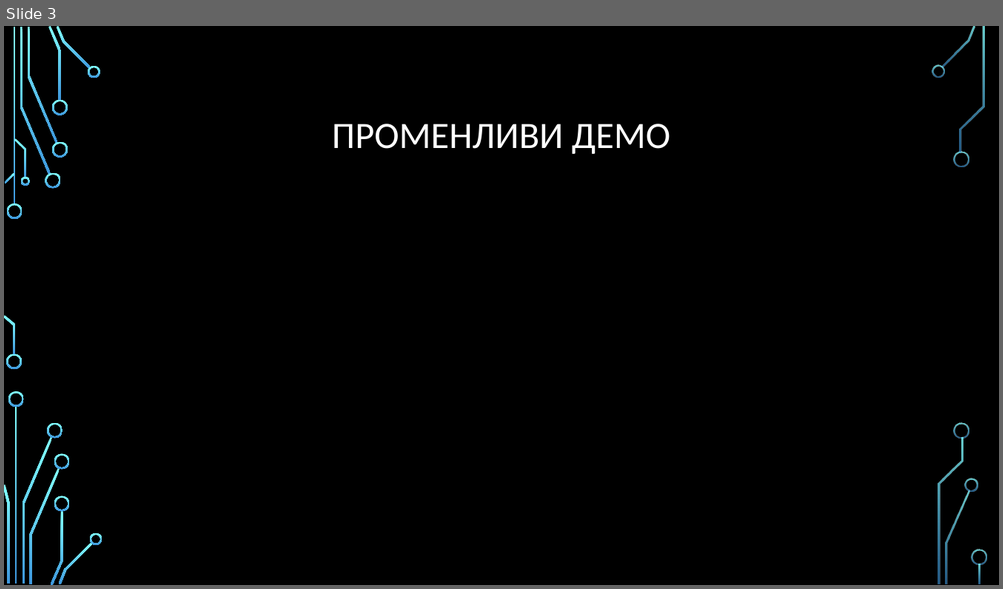
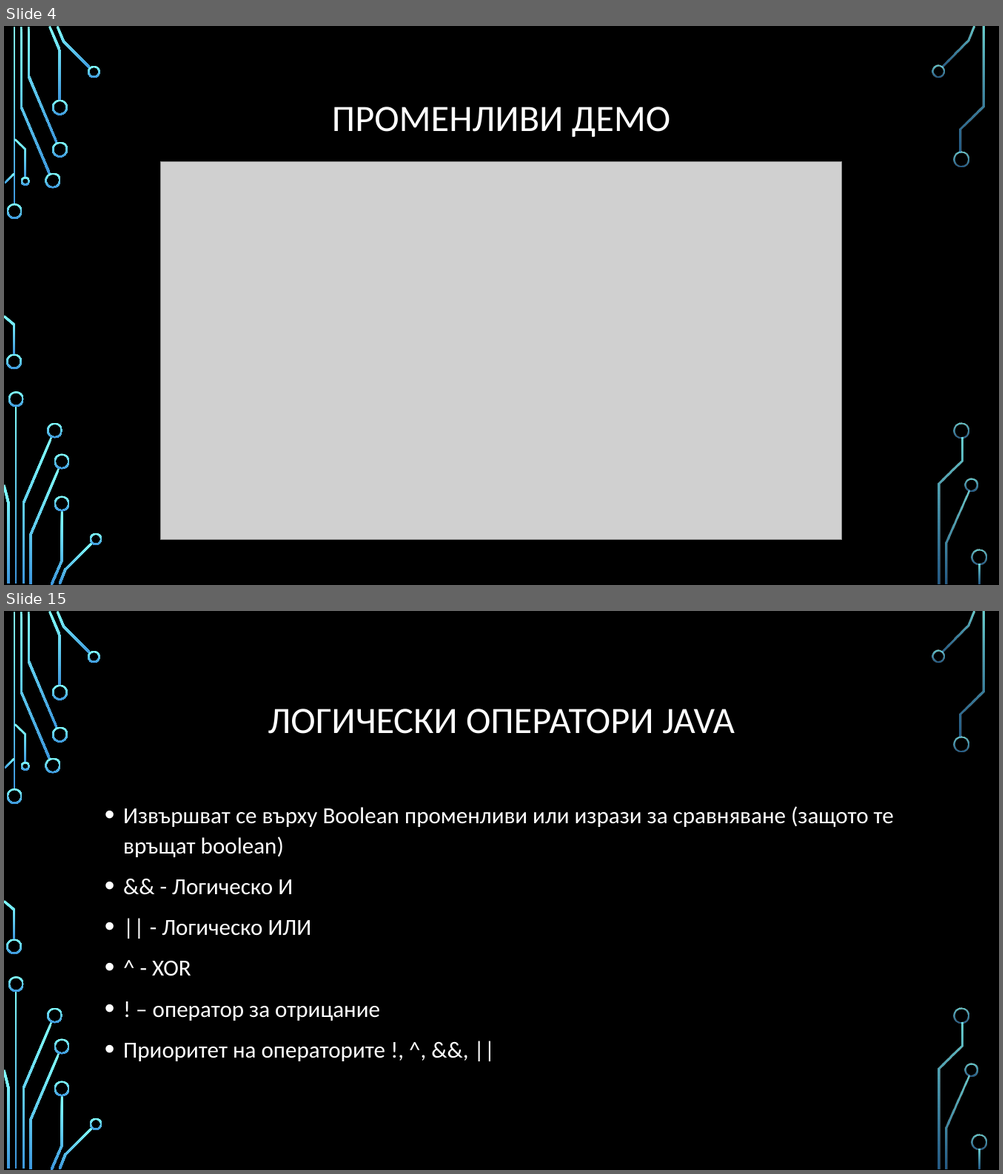
Before and after one commit to Bilyukov/java-course, a slide deck: 02.java-basics.pptx. Shown one above the other, each under a label of ours: slide 3 before the commit, slides 4 and 15 after it; the slides between them are not shown. The pictures are 1003x589 and 1003x1174 pixels, drawn with LibreOffice and Linux fonts; fonts in the diff are those of the drawing; grey boxes stand for pictures; background and template pictures are left out. Boxes give left, top, right and bottom in pixels: in the first picture for what was removed or moved away, otherwise in the second. Text is boxed around its words. In the diff, an @@ line names an element or a change of style, - is before the commit and + after.

Commit message:
Added Java Basics Demo

```diff
--- a/02.java-basics.pptx
+++ b/02.java-basics.pptx
@@ slide 15 added at (4, 611, 999, 1170), background picture (left out); not listed: 36 template elements that a slide beside it also shows @@
@@ title added at (268, 709, 734, 734), 36 pt, text #FFFFFF @@
+ЛОГИЧЕСКИ ОПЕРАТОРИ JAVA
@@ text added at (123, 806, 893, 1062), 22.2 pt, text #FFFFFF @@
+• Извършват се върху Boolean променливи или изрази за сравняване (защото те връщат boolean)
+• && - Логическо И
+• || - Логическо ИЛИ
+• ^ - XOR
+• ! – оператор за отрицание
+• Приоритет на операторите !, ^, &&, ||
@@ what was slide 3 is now slide 4 @@
@@ slide 4 changed as well @@
@@ title "ПРОМЕНЛИВИ ДЕМО": place and size @@
-title "ПРОМЕНЛИВИ ДЕМО" at (332, 124, 670, 154)
+title "ПРОМЕНЛИВИ ДЕМО" at (332, 107, 670, 137)
@@ picture added at (161, 162, 842, 540) @@
```
Also in this commit, not shown: 1 other slide changed, 21 other slides added, 21 other files.
